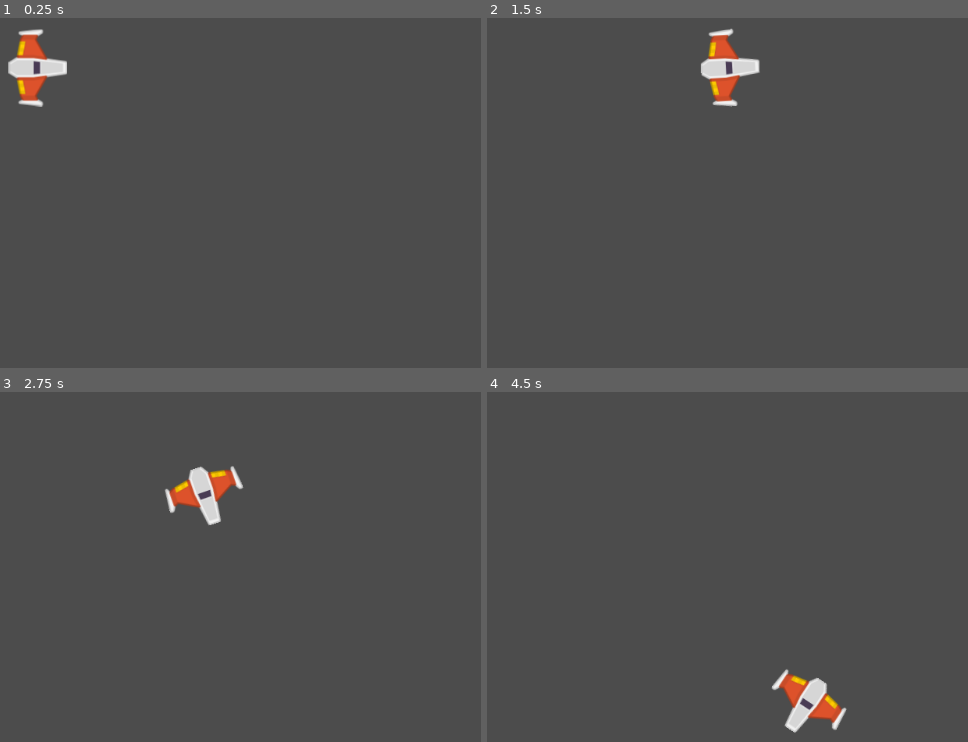
Above: before the commit, frames 1-4 (two rows, left to right).
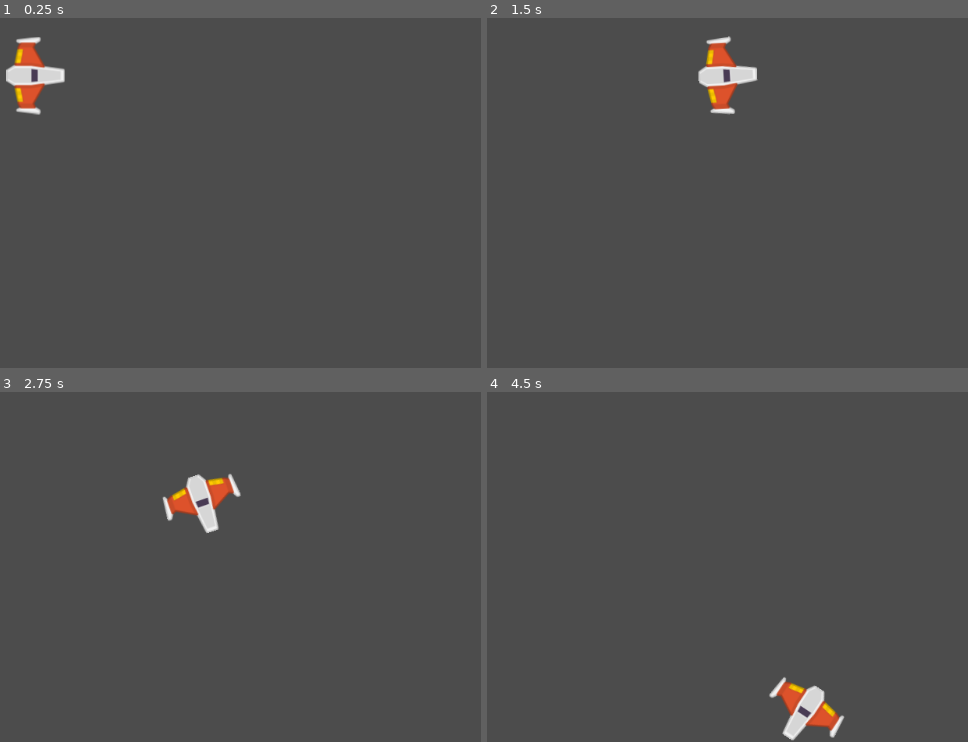
Above: after the commit, the same moments.

Repository: Raizu548/Meteoritos_Juegos
Game: Godot game, scene res://Juego/Niveles/NivelTest.tscn
The game is run twice, just before and just after one commit, with the same random seed, the same clock (stepped at 60 frames per second) and the same inputs.
Inputs:
- Up to frame 1 (0.25 s): no input
- Up to frame 2 (1.5 s): tap Enter at 0.5 s; hold W (mover_adelante) 0.53-1.28 s; tap J (disparo_principal, bound only after the commit) at 0.6 s; hold S (mover_atras) from 1.28 s (still down); tap A (rotar_antihorario) at 1.35 s
- Up to frame 3 (2.75 s): tap J (disparo_principal, bound only after the commit) at 1.55, 2.3 s; release S (mover_atras) at 2.03 s; hold W (mover_adelante) from 2.03 s (still down); hold D (rotar_horario) from 2.03 s (still down)
- Up to frame 4 (4.5 s): release D (rotar_horario) at 2.78 s; tap J (disparo_principal, bound only after the commit) at 2.85, 3.6 s; release W (mover_adelante) at 3.53 s; hold S (mover_atras) from 3.53 s (still down); tap Space at 4.25 s; tap A (rotar_antihorario) at 4.35 s

The runs differ from the first frame. In frame 1, 1.3% of the frame differs, in the area x 1-14%, y 3-28%; in frame 2, 1.3%; in frame 3, 1.4%, in the area x 33-51%, y 21-41%; in frame 4, 1.3%.

Commit message:
Proyectil y cañon
- Escena Proyectil y Cañon
- Script Proyectil y Cañon
- Script Evento
- Conexion de cañon con player
- Funcion de disparo de la nave

Diff:
--- /dev/null
+++ b/Juego/Autoloads/Eventos.gd
@@ -0,0 +1,3 @@
+extends Node
+
+signal disparo(proyectil)
--- a/Juego/Naves/Player/Player.gd
+++ b/Juego/Naves/Player/Player.gd
@@ -1,16 +1,19 @@
 class_name Player
 extends RigidBody2D
 
-#Atributos export
+## Atributos export
 export var potencia_motor: int = 20
 export var potencia_rotacion: int = 200
 
-#Atributos
+## Atributos
 var empuje: Vector2 = Vector2.ZERO
 var dir_rotacion: int = 0
 
+## Atributos onready
+onready var canion: Canion = $Canion
 
-# Metodos
+
+## Metodos
 func _integrate_forces(state: Physics2DDirectBodyState) -> void:
 	apply_torque_impulse(dir_rotacion * potencia_rotacion)
 	apply_central_impulse(empuje.rotated(rotation))
@@ -32,3 +35,9 @@
 		dir_rotacion += 1
 	elif Input.is_action_pressed("rotar_antihorario"):
 		dir_rotacion -= 1
+
+	# Disparo
+	if Input.is_action_just_pressed("disparo_principal"):
+		canion.set_esta_disparando(true)
+	if Input.is_action_just_released("disparo_principal"):
+		canion.set_esta_disparando(false)
--- a/Juego/Naves/Player/Player.tscn
+++ b/Juego/Naves/Player/Player.tscn
@@ -1,7 +1,8 @@
-[gd_scene load_steps=4 format=2]
+[gd_scene load_steps=5 format=2]
 
 [ext_resource path="res://Juego/Naves/Player/player_orange.png" type="Texture" id=1]
 [ext_resource path="res://Juego/Naves/Player/Player.gd" type="Script" id=2]
+[ext_resource path="res://Juego/Proyectiles/Canion.tscn" type="PackedScene" id=3]
 
 [sub_resource type="CapsuleShape2D" id=1]
 radius = 35.0
@@ -16,3 +17,13 @@
 
 [node name="CollisionShape2D" type="CollisionShape2D" parent="."]
 shape = SubResource( 1 )
+
+[node name="Canion" parent="." instance=ExtResource( 3 )]
+
+[node name="PuntoIzquierdo" parent="Canion" index="0"]
+position = Vector2( -1, -33 )
+
+[node name="PuntoDerecho" parent="Canion" index="1"]
+position = Vector2( -1, 33 )
+
+[editable path="Canion"]
--- /dev/null
+++ b/Juego/Niveles/Nivel.gd
@@ -0,0 +1,26 @@
+#Nivel.gd
+class_name Nivel
+extends Node2D
+
+## Atributos Onready
+onready var contenedor_proyectiles:Node
+
+## Metodos
+func _ready() -> void:
+	conectar_seniales()
+	crear_contenedores()
+
+
+## Metodos personalizados
+func conectar_seniales() -> void:
+	Eventos.connect("disparo", self, "_on_disparo")
+
+
+func crear_contenedores() -> void:
+	contenedor_proyectiles = Node.new()
+	contenedor_proyectiles.name = "ContenedorProyectiles"
+	add_child(contenedor_proyectiles)
+
+
+func _on_disparo(proyectil: Proyectil) -> void:
+	contenedor_proyectiles.add_child(proyectil)
--- a/Juego/Niveles/NivelTest.tscn
+++ b/Juego/Niveles/NivelTest.tscn
@@ -1,12 +1,14 @@
-[gd_scene load_steps=3 format=2]
+[gd_scene load_steps=4 format=2]
 
 [ext_resource path="res://Juego/Naves/Player/Player.tscn" type="PackedScene" id=1]
 [ext_resource path="res://Juego/Naves/Player/MAterialFisico.tres" type="PhysicsMaterial" id=2]
+[ext_resource path="res://Juego/Niveles/Nivel.gd" type="Script" id=3]
 
 [node name="NivelTest" type="Node2D"]
+script = ExtResource( 3 )
 
 [node name="Player" parent="." instance=ExtResource( 1 )]
-position = Vector2( 457, 215 )
+position = Vector2( 454, 225 )
 physics_material_override = ExtResource( 2 )
 gravity_scale = 0.0
 can_sleep = false
--- /dev/null
+++ b/Juego/Proyectiles/Canion.gd
@@ -0,0 +1,51 @@
+class_name Canion
+extends Node2D
+
+## Atributos export
+export var proyectil: PackedScene = null
+export var cadencia_disparo: float = 0.8
+export var velocidad_proyectil: int = 100
+export var danio_proyectil: int = 1
+
+## Atributos onready
+onready var timer_enfriamiento: Timer = $TiempoEnfirmaiento
+onready var disparo_sfx: AudioStreamPlayer2D = $DisparoSFX
+onready var esta_enfriando: bool = true
+onready var esta_disparando: bool = false setget set_esta_disparando
+
+## Atributos
+var puntos_disparo: Array = []
+
+## Setters y Getters
+func set_esta_disparando(disparando: bool) -> void:
+	esta_disparando = disparando
+
+## Metodos
+func _ready() -> void:
+	almacenar_puntos_disparos()
+	timer_enfriamiento.wait_time = cadencia_disparo
+
+func _process(_delta: float) -> void:
+	if esta_disparando and esta_enfriando:
+		disparar()
+
+## Metodos personalizado
+func almacenar_puntos_disparos() -> void:
+	for nodo in get_children():
+		if nodo is Position2D:
+			puntos_disparo.append(nodo)
+
+
+func disparar() -> void:
+	esta_enfriando = false
+	disparo_sfx.play()
+	timer_enfriamiento.start()
+	for punto_disparo in puntos_disparo:
+		var new_proyectil: Proyectil = proyectil.instance()
+		new_proyectil.crear(punto_disparo.global_position,get_owner().rotation,
+			velocidad_proyectil,danio_proyectil)
+		Eventos.emit_signal("disparo", new_proyectil)
+
+
+func _on_TiempoEnfirmaiento_timeout() -> void:
+	esta_enfriando = true
--- /dev/null
+++ b/Juego/Proyectiles/Canion.tscn
@@ -0,0 +1,24 @@
+[gd_scene load_steps=4 format=2]
+
+[ext_resource path="res://Juego/Proyectiles/Canion.gd" type="Script" id=1]
+[ext_resource path="res://Juego/Proyectiles/Proyectil.tscn" type="PackedScene" id=2]
+[ext_resource path="res://Juego/Proyectiles/laserSmall_player.ogg" type="AudioStream" id=3]
+
+[node name="Canion" type="Node2D"]
+script = ExtResource( 1 )
+proyectil = ExtResource( 2 )
+cadencia_disparo = 0.25
+velocidad_proyectil = 1600
+
+[node name="PuntoIzquierdo" type="Position2D" parent="."]
+position = Vector2( 0, -1 )
+
+[node name="PuntoDerecho" type="Position2D" parent="."]
+position = Vector2( 0, 1 )
+
+[node name="DisparoSFX" type="AudioStreamPlayer2D" parent="."]
+stream = ExtResource( 3 )
+
+[node name="TiempoEnfirmaiento" type="Timer" parent="."]
+
+[connection signal="timeout" from="TiempoEnfirmaiento" to="." method="_on_TiempoEnfirmaiento_timeout"]
--- /dev/null
+++ b/Juego/Proyectiles/Proyectil.gd
@@ -0,0 +1,22 @@
+class_name Proyectil
+extends Area2D
+
+
+## Atributos
+var velocidad: Vector2 = Vector2.ZERO
+var danio: float
+
+## Constructor
+func crear(pos: Vector2, dir: float, vel: float, danio_p: int) -> void:
+	position = pos
+	rotation = dir
+	velocidad = Vector2(vel,0).rotated(dir)
+
+## Metodos
+func _physics_process(delta: float) -> void:
+	position += velocidad * delta
+
+
+
+func _on_VisibilityNotifier2D_screen_exited():
+	queue_free()
--- /dev/null
+++ b/Juego/Proyectiles/Proyectil.tscn
@@ -0,0 +1,26 @@
+[gd_scene load_steps=4 format=2]
+
+[ext_resource path="res://Juego/Proyectiles/laser_player.png" type="Texture" id=1]
+[ext_resource path="res://Juego/Proyectiles/Proyectil.gd" type="Script" id=2]
+
+[sub_resource type="CapsuleShape2D" id=1]
+radius = 4.0
+height = 34.0
+
+[node name="Proyectil" type="Area2D"]
+script = ExtResource( 2 )
+
+[node name="Sprite" type="Sprite" parent="."]
+rotation = 1.5708
+scale = Vector2( 1, 1.2 )
+texture = ExtResource( 1 )
+
+[node name="CollisionShape2D" type="CollisionShape2D" parent="."]
+rotation = 1.5708
+shape = SubResource( 1 )
+
+[node name="VisibilityNotifier2D" type="VisibilityNotifier2D" parent="."]
+position = Vector2( -1.60933e-06, 0 )
+scale = Vector2( 1.9, 0.2 )
+
+[connection signal="screen_exited" from="VisibilityNotifier2D" to="." method="_on_VisibilityNotifier2D_screen_exited"]
--- a/project.godot
+++ b/project.godot
@@ -9,13 +9,31 @@
 config_version=4
 
 _global_script_classes=[ {
+"base": "Node2D",
+"class": "Canion",
+"language": "GDScript",
+"path": "res://Juego/Proyectiles/Canion.gd"
+}, {
+"base": "Node2D",
+"class": "Nivel",
+"language": "GDScript",
+"path": "res://Juego/Niveles/Nivel.gd"
+}, {
 "base": "RigidBody2D",
 "class": "Player",
 "language": "GDScript",
 "path": "res://Juego/Naves/Player/Player.gd"
+}, {
+"base": "Area2D",
+"class": "Proyectil",
+"language": "GDScript",
+"path": "res://Juego/Proyectiles/Proyectil.gd"
 } ]
 _global_script_class_icons={
-"Player": ""
+"Canion": "",
+"Nivel": "",
+"Player": "",
+"Proyectil": ""
 }
 
 [application]
@@ -23,6 +41,10 @@
 config/name="Meteoritos_Juegos"
 run/main_scene="res://Juego/Niveles/NivelTest.tscn"
 config/icon="res://icon.png"
+
+[autoload]
+
+Eventos="*res://Juego/Autoloads/Eventos.gd"
 
 [input]
 
@@ -50,6 +72,11 @@
 , Object(InputEventKey,"resource_local_to_scene":false,"resource_name":"","device":0,"alt":false,"shift":false,"control":false,"meta":false,"command":false,"pressed":false,"scancode":0,"physical_scancode":16777231,"unicode":0,"echo":false,"script":null)
  ]
 }
+disparo_principal={
+"deadzone": 0.5,
+"events": [ Object(InputEventKey,"resource_local_to_scene":false,"resource_name":"","device":0,"alt":false,"shift":false,"control":false,"meta":false,"command":false,"pressed":false,"scancode":0,"physical_scancode":74,"unicode":0,"echo":false,"script":null)
+ ]
+}
 
 [physics]
 
Not shown, added: Juego/Proyectiles/laserSmall_player.ogg.import
Binary file added: Juego/Proyectiles/laser_player.png
Not shown, added: Juego/Proyectiles/laser_player.png.import
Not shown, added: Juego/Proyectiles/laserSmall_player.ogg
